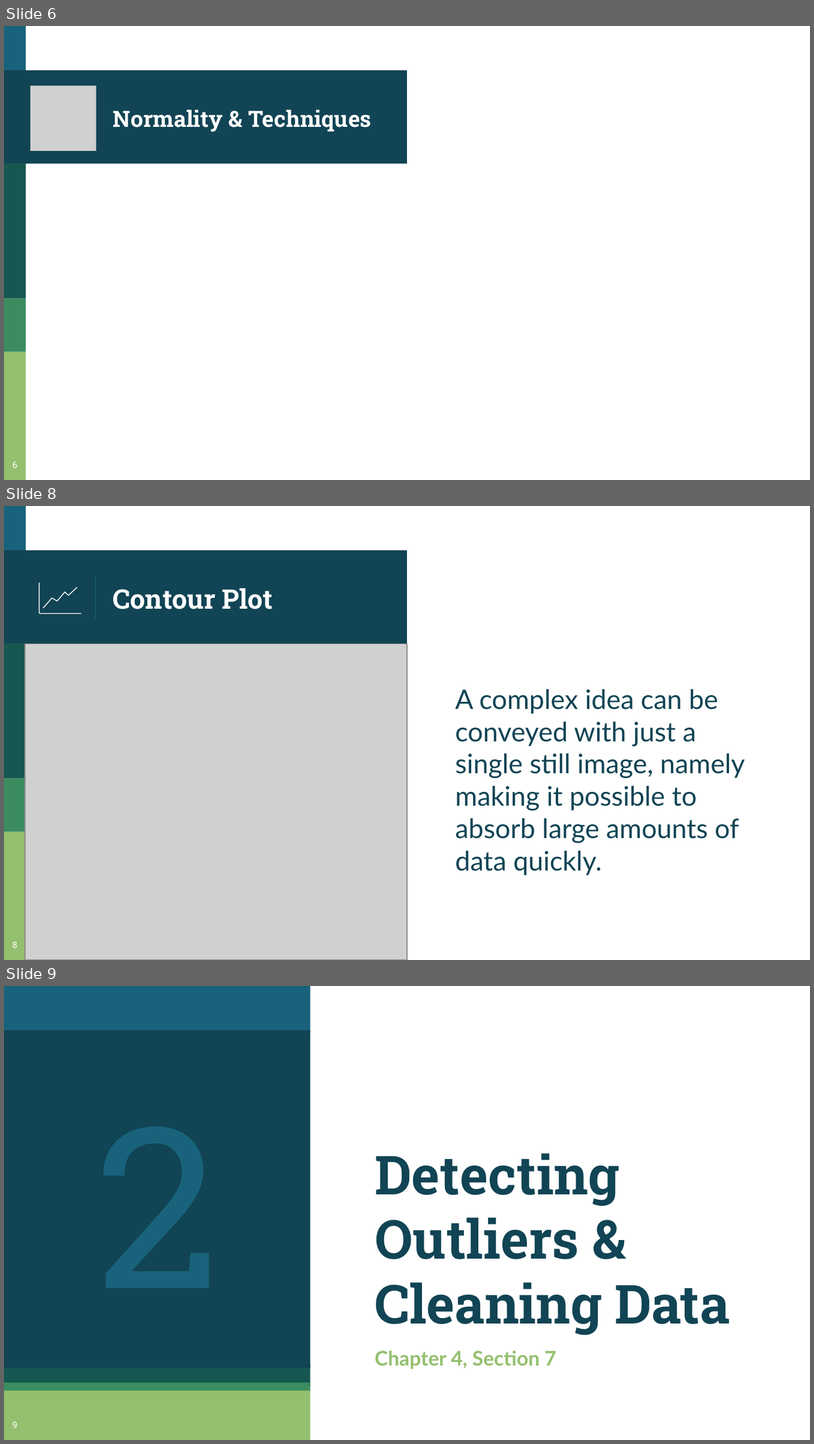
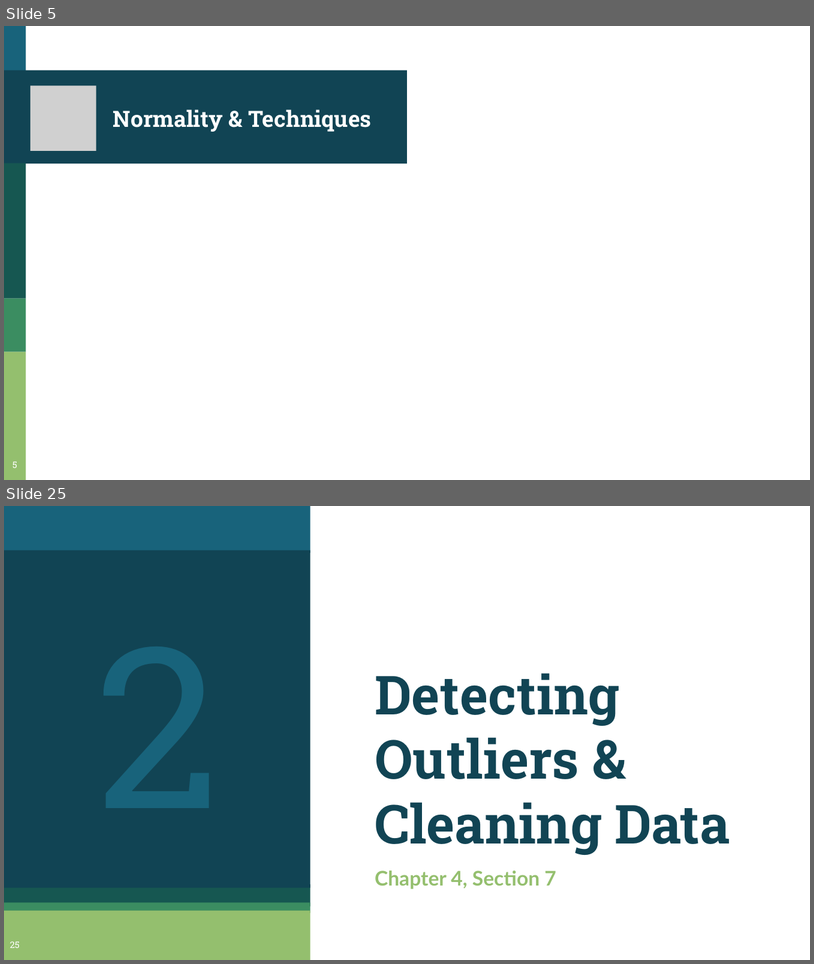
Before and after one commit to asphodelian/Math-760, a slide deck: Presentation/Ch4.6-4.8/M760 Ch4.6-Ch4.8.pptx. Shown one above the other, each under a label of ours: slides 6, 8 and 9 before the commit, slides 5 and 25 after it; the slides between them are not shown. The pictures are 814x1444 and 814x964 pixels, drawn with LibreOffice and Linux fonts; fonts in the diff are those of the drawing; grey boxes stand for pictures. Boxes give left, top, right and bottom in pixels: in the first picture for what was removed or moved away, otherwise in the second. Text is boxed around its words. In the diff, an @@ line names an element or a change of style, - is before the commit and + after.

```diff
--- a/Presentation/Ch4.6-4.8/M760 Ch4.6-Ch4.8.pptx
+++ b/Presentation/Ch4.6-4.8/M760 Ch4.6-Ch4.8.pptx
@@ slide 8 removed at box(4, 506, 810, 960), background #FFFFFF; not listed: 5 template elements that a slide beside it also shows @@
@@ freeform shape removed at box(39, 583, 81, 613) @@
@@ freeform shape removed at box(44, 588, 77, 607) @@
@@ line removed from (95, 578) to (95, 619) @@
@@ title removed at box(113, 588, 273, 609) @@
-Contour Plot
@@ picture removed at box(25, 644, 407, 960) @@
@@ text removed at box(455, 689, 745, 875) @@
-A complex idea can be conveyed with just a single still image, namely making it possible to absorb large amounts of data quickly.
@@ page number removed at box(12, 941, 17, 948) @@
-8
@@ what was slide 6 is now slide 5 @@
@@ what was slide 9 is now slide 25 @@
@@ page number at box(10, 941, 20, 948): text changed @@
-9
+25
```
Also in this commit, not shown: 6 slides changed, 30 slides added, 23 other slides removed.
